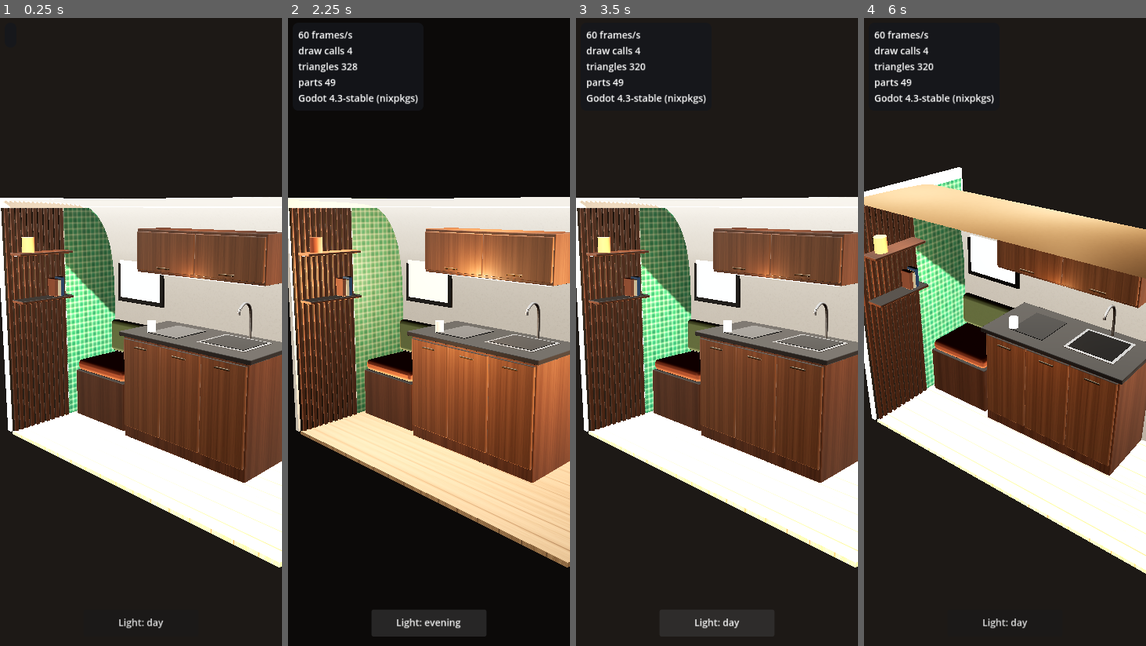
Above: before the commit, frames 1-4 (left to right).
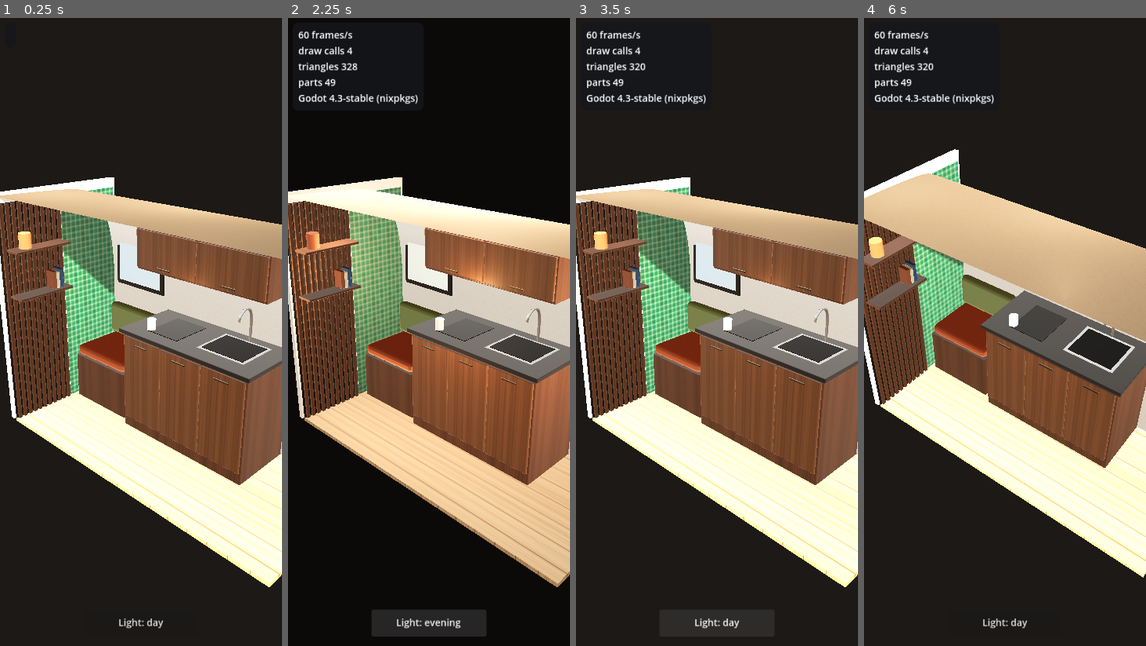
Above: after the commit, the same moments.

Repository: kyuhocho123/vanlab-demos
Game: Godot game, scene res://main.tscn
The game is run twice, just before and just after one commit, with the same random seed, the same clock (stepped at 60 frames per second) and the same inputs.
Inputs (mouse positions are in pixels of both pictures, inside the frame that each line leads up to):
- Up to frame 1 (0.25 s): no input
- Up to frame 2 (2.25 s): click "Light: day" at 0.5 s; click "Light: evening" at 1.25 s; click "Light: day" at 2 s
- Up to frame 3 (3.5 s): click "Light: evening" at 2.75 s
- Up to frame 4 (6 s): click "Light: day" at 3.5 s; click "Light: evening" at 4.25 s; tap Enter at 5 s; move the mouse to (1067, 300) at 5.02 s; click (1067, 300) at 5.17 s; tap Space at 5.75 s; drag from (948, 363) to (990, 457) at 5.77 s

The runs differ from the first frame. In frame 1, 30% of the frame differs, in the area x 0-100%, y 25-91%; in frame 2, 25%; in frame 3, 30%; in frame 4, 33%, in the area x 0-100%, y 20-90%.

Commit message:
Look check: light levels matched to the web version, higher camera, swipe speed tied to screen size
Co-Authored-By: Claude Fable 5.2 <noreply@anthropic.com>
Claude-Session: https://claude.ai/code/session_01HiVMW5vedgkeGdbn9v4PfV

Diff:
--- a/godot-look/main.gd
+++ b/godot-look/main.gd
@@ -14,7 +14,7 @@
 var cam: Camera3D
 var cam_dist := 4.4
 var cam_yaw := 0.78
-var cam_pitch := 0.22
+var cam_pitch := 0.4
 var tall := true
 var env: Environment
 var sun: DirectionalLight3D
@@ -432,10 +432,10 @@
 	env = Environment.new()
 	env.background_mode = Environment.BG_COLOR
 	var sky_mat := ProceduralSkyMaterial.new()       # stands in for the web version's generated room
-	sky_mat.sky_top_color = Color(0.95, 0.9, 0.82)
-	sky_mat.sky_horizon_color = Color(0.62, 0.56, 0.5)
-	sky_mat.ground_horizon_color = Color(0.42, 0.36, 0.31)
-	sky_mat.ground_bottom_color = Color(0.2, 0.16, 0.13)
+	sky_mat.sky_top_color = Color(0.9, 0.86, 0.8)
+	sky_mat.sky_horizon_color = Color(0.72, 0.67, 0.62)
+	sky_mat.ground_horizon_color = Color(0.62, 0.57, 0.52)
+	sky_mat.ground_bottom_color = Color(0.42, 0.37, 0.32)
 	sky_mat.sun_angle_max = 0.0
 	var sky := Sky.new()
 	sky.sky_material = sky_mat
@@ -467,15 +467,16 @@
 
 func _apply_mood() -> void:
 	env.background_color = Color("0c0a09") if evening else Color("1d1916")
-	env.ambient_light_energy = 0.14 if evening else 0.6
+	# Godot does not divide light energy by pi as three.js does, so the web numbers are scaled down.
+	env.ambient_light_energy = 0.1 if evening else 0.38
 	env.tonemap_exposure = 0.95 if evening else 1.05
-	sun.light_energy = 0.0 if evening else 1.7
+	sun.light_energy = 0.0 if evening else 0.85
 	sun.shadow_enabled = not evening
 	sun.visible = not evening
-	led1.light_energy = 2.6 if evening else 0.5
-	led2.light_energy = 2.2 if evening else 0.4
-	_mat("led").emission_energy_multiplier = 5.0 if evening else 2.0
-	_mat("glass").emission_energy_multiplier = 0.03 if evening else 1.0
+	led1.light_energy = 1.3 if evening else 0.25
+	led2.light_energy = 1.1 if evening else 0.2
+	_mat("led").emission_energy_multiplier = 2.5 if evening else 1.2
+	_mat("glass").emission_energy_multiplier = 0.03 if evening else 0.55
 	mood_button.text = "Light: evening" if evening else "Light: day"
 
 
@@ -527,8 +528,10 @@
 	elif event is InputEventScreenDrag:
 		touches[event.index] = event.position
 		if touches.size() == 1 and not gesture_lock:
-			cam_yaw = clampf(cam_yaw - event.relative.x * 0.006, 0.12, 1.42)   # stay in front of both walls
-			cam_pitch = clampf(cam_pitch + event.relative.y * 0.006, 0.03, 1.0)
+			var size := get_viewport().get_visible_rect().size
+			var k := 2.6 / minf(size.x, size.y)      # a swipe across the screen turns about 150 degrees on any screen
+			cam_yaw = clampf(cam_yaw - event.relative.x * k, 0.12, 1.42)   # stay in front of both walls
+			cam_pitch = clampf(cam_pitch + event.relative.y * k, 0.03, 1.0)
 			counters.orbits += 1
 		elif touches.size() >= 2:
 			var d := _pinch()
